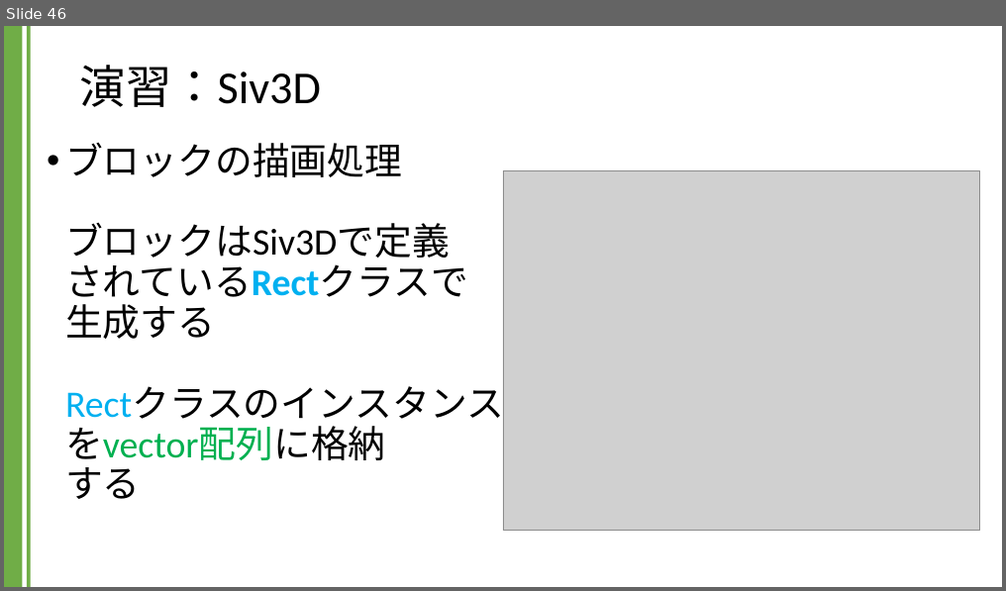
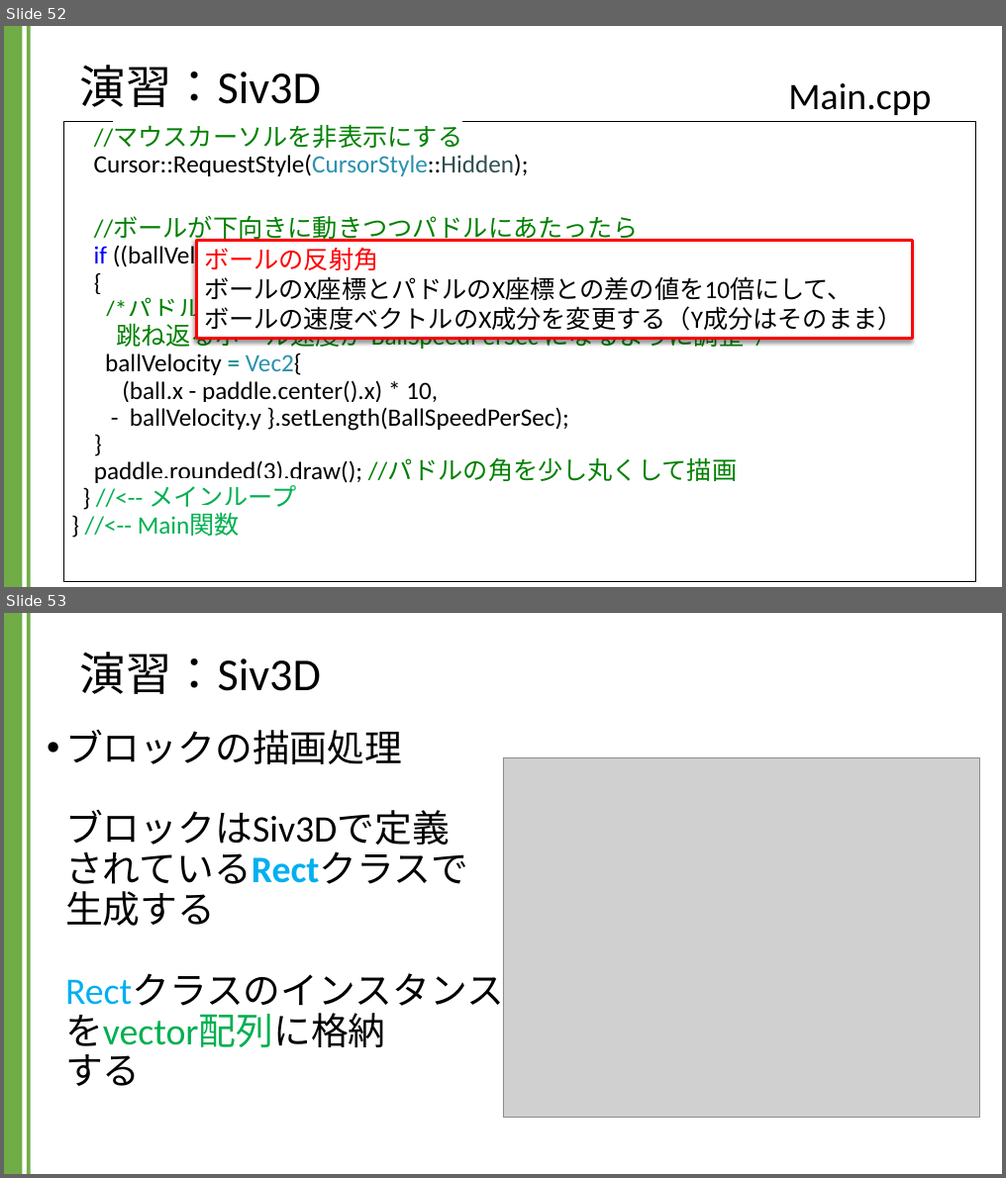
Before and after one commit to kic-murata/cpp2024, a slide deck: 授業資料/演習課題：Siv3D.pptx. Shown one above the other, each under a label of ours: slide 46 before the commit, slides 52 and 53 after it. The pictures are 1006x591 and 1006x1178 pixels, drawn with LibreOffice and Linux fonts; fonts in the diff are those of the drawing; grey boxes stand for pictures; background and template pictures are left out. Boxes give left, top, right and bottom in pixels: in the first picture for what was removed or moved away, otherwise in the second. Text is boxed around its words. In the diff, an @@ line names an element or a change of style, - is before the commit and + after.

```diff
--- a/授業資料/演習課題：Siv3D.pptx
+++ b/授業資料/演習課題：Siv3D.pptx
@@ slide 52 added at <box>4,26,1002,587</box>, background #FFFFFF; not listed: 2 template elements that a slide beside it also shows @@
@@ title added at <box>80,65,321,107</box>, 44 pt, text #000000 @@
+演習：Siv3D
@@ text added at <box>788,83,931,115</box>, 36 pt, text #000000 @@
+Main.cpp
@@ rectangle added at <box>63,121,976,581</box>, fill #FFFFFF, outline #000000 0.75 pt, 24 pt, text #000000 @@
+//マウスカーソルを非表示にする
+Cursor::RequestStyle(CursorStyle::Hidden);
+//ボールが下向きに動きつつパドルにあたったら
+if ((ballVelocity.y > 0) && paddle.intersects(ball))
+{
+/*パドルの中心からの距離に応じてはね返る方向を変える
+跳ね返るボール速度が BallSpeedPerSec になるように調整*/
+ballVelocity = Vec2{
+(ball.x - paddle.center().x) * 10,
+- ballVelocity.y }.setLength(BallSpeedPerSec);
+}
+paddle.rounded(3).draw(); //パドルの角を少し丸くして描画
+} //<-- メインループ
+} //<-- Main関数
@@ rectangle added at <box>196,240,912,338</box>, fill #FFFFFF, outline #FF0000 3 pt, 24 pt, text #000000 @@
+ボールの反射角
+ボールのX座標とパドルのX座標との差の値を10倍にして、
+ボールの速度ベクトルのX成分を変更する（Y成分はそのまま）
@@ what was slide 46 is now slide 53 @@
```
Also in this commit, not shown: 4 slides changed, 7 other slides added.
